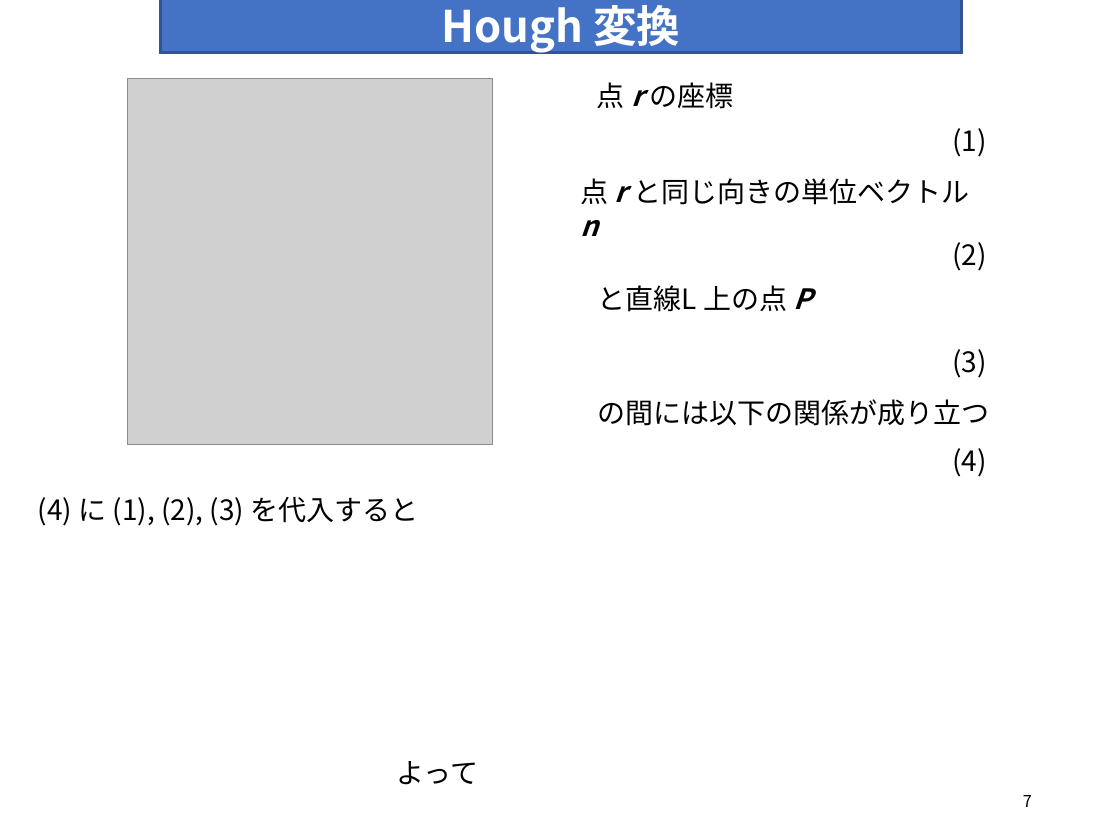
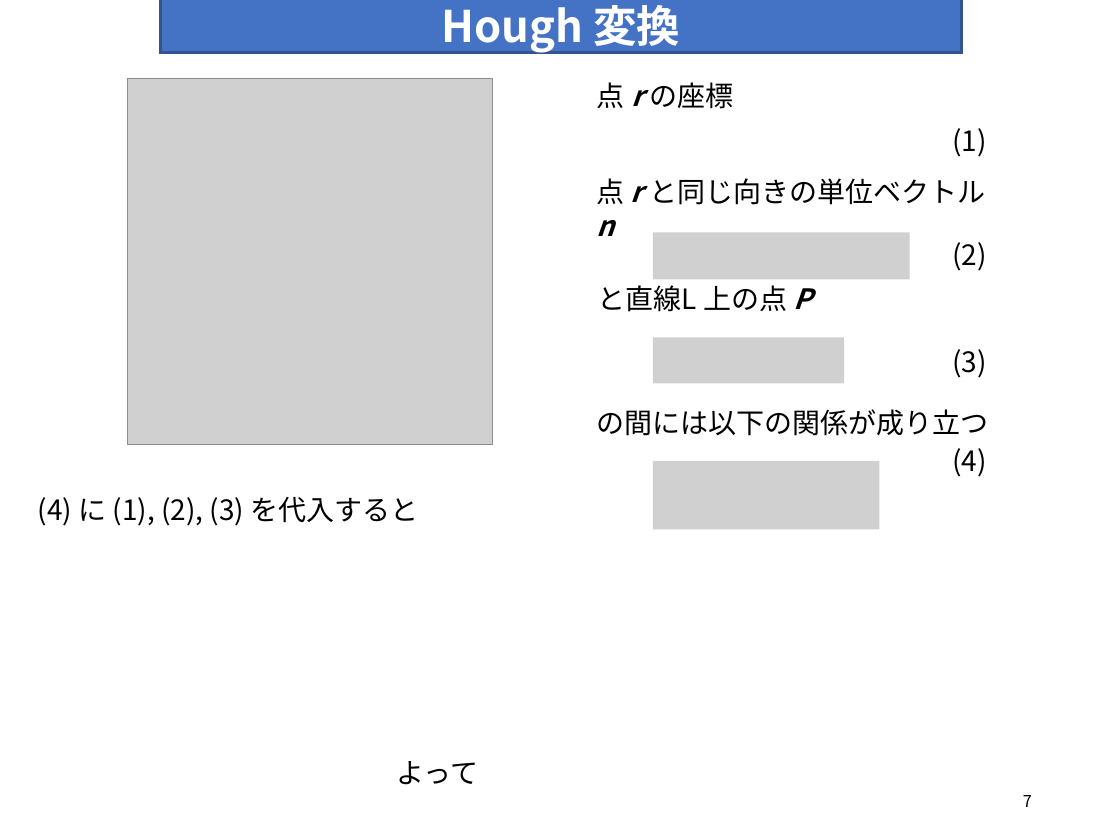
Before and after one commit to rurusasu/Diary, a slide deck: slide 7 of 報告会_パワポ/20210511/2021_0511.pptx. Drawn at 1120x840 pixels with LibreOffice and Linux fonts; fonts in the diff are those of the drawing; grey boxes stand for pictures. Boxes give left, top, right and bottom in pixels: in the first picture for what was removed or moved away, otherwise in the second. Text is boxed around its words. In the diff, an @@ line names an element or a change of style, - is before the commit and + after.

```diff
--- a/報告会_パワポ/20210511/2021_0511.pptx
+++ b/報告会_パワポ/20210511/2021_0511.pptx
@@ text "点 r と同じ向きの単位ベクトル n": place and size @@
-text "点 r と同じ向きの単位ベクトル n" at (581,178,970,205)
+text "点 r と同じ向きの単位ベクトル n" at (597,178,986,205)
@@ picture added at (653,232,909,279) @@
@@ picture added at (653,337,844,383) @@
@@ text "の間には以下の関係が成り立つ": place and size @@
-text "の間には以下の関係が成り立つ" at (598,399,990,426)
+text "の間には以下の関係が成り立つ" at (597,409,989,436)
@@ picture added at (653,460,879,529) @@
```
Also in this commit, not shown: 4 other files.
